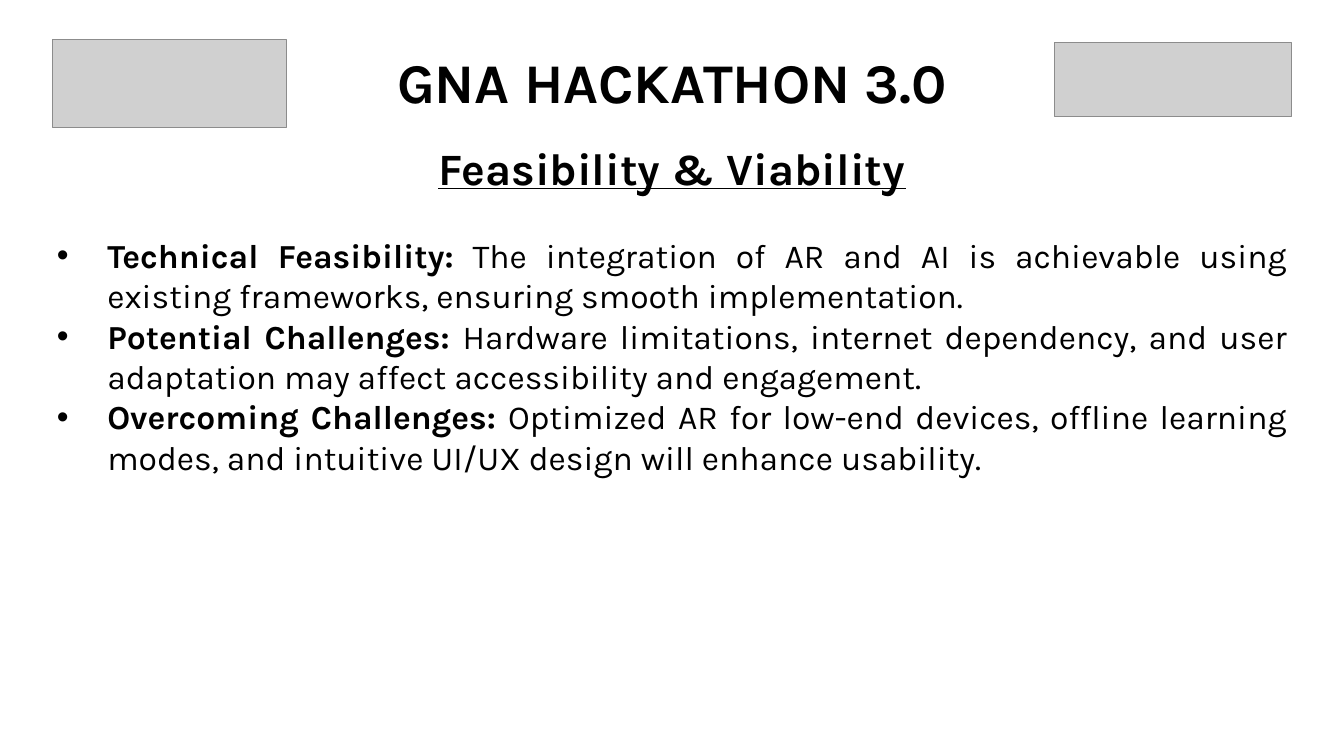
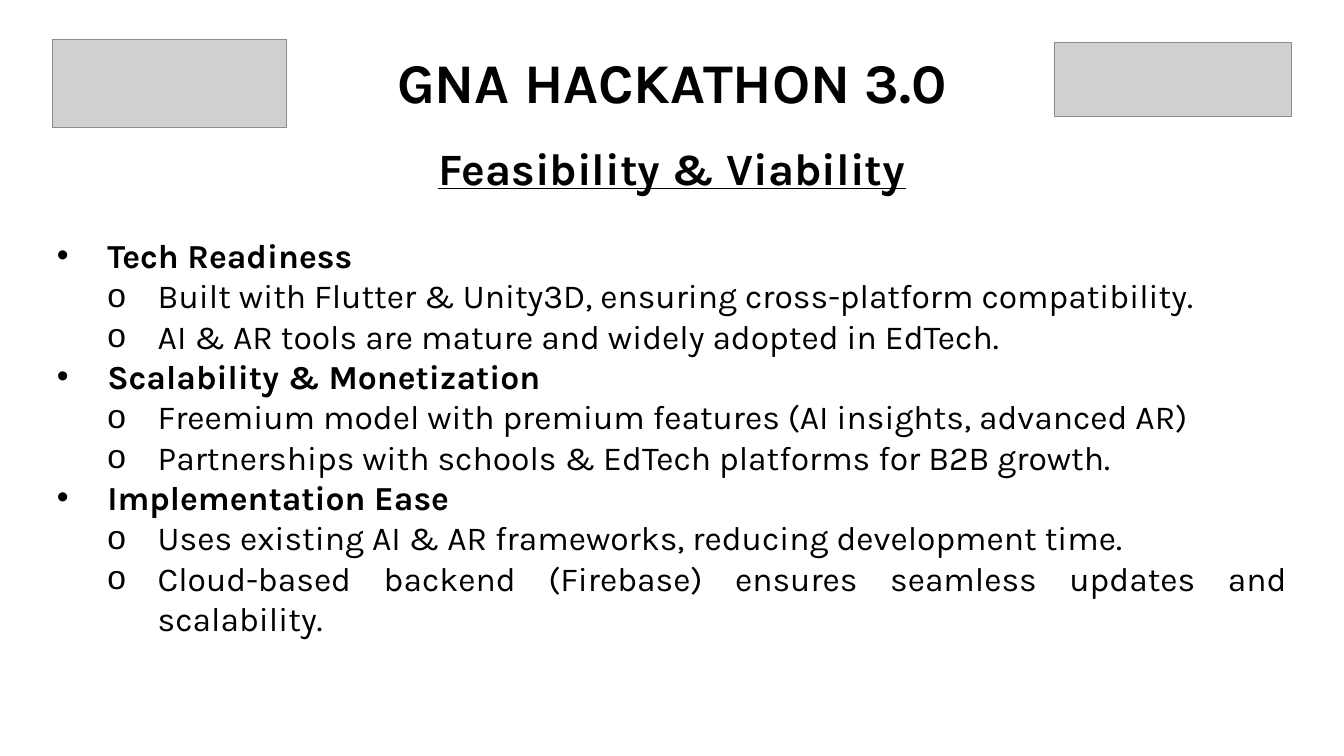
Before and after one commit to Anish0i0/eduquest, a slide deck: slide 8 of GNA Hackathon 3.0 Presentation.pptx. Drawn at 1344x756 pixels with LibreOffice and Linux fonts; fonts in the diff are those of the drawing; grey boxes stand for pictures. Boxes give left, top, right and bottom in pixels: in the first picture for what was removed or moved away, otherwise in the second. Text is boxed around its words. In the diff, an @@ line names an element or a change of style, - is before the commit and + after.

```diff
--- a/GNA Hackathon 3.0 Presentation.pptx
+++ b/GNA Hackathon 3.0 Presentation.pptx
@@ text at (x1=107, y1=244, x2=1287, y2=640): text changed @@
-• Technical Feasibility: The integration of AR and AI is achievable using existing frameworks, ensuring smooth implementation.
-• Potential Challenges: Hardware limitations, internet dependency, and user adaptation may affect accessibility and engagement.
-• Overcoming Challenges: Optimized AR for low-end devices, offline learning modes, and intuitive UI/UX design will enhance usability.
+• Tech Readiness
+  o Built with Flutter & Unity3D, ensuring cross-platform compatibility.
+  o AI & AR tools are mature and widely adopted in EdTech.
+• Scalability & Monetization
+  o Freemium model with premium features (AI insights, advanced AR)
+  o Partnerships with schools & EdTech platforms for B2B growth.
+• Implementation Ease
+  o Uses existing AI & AR frameworks, reducing development time.
+  o Cloud-based backend (Firebase) ensures seamless updates and scalability.
```
Also in this commit, not shown: 6 other slides changed.
